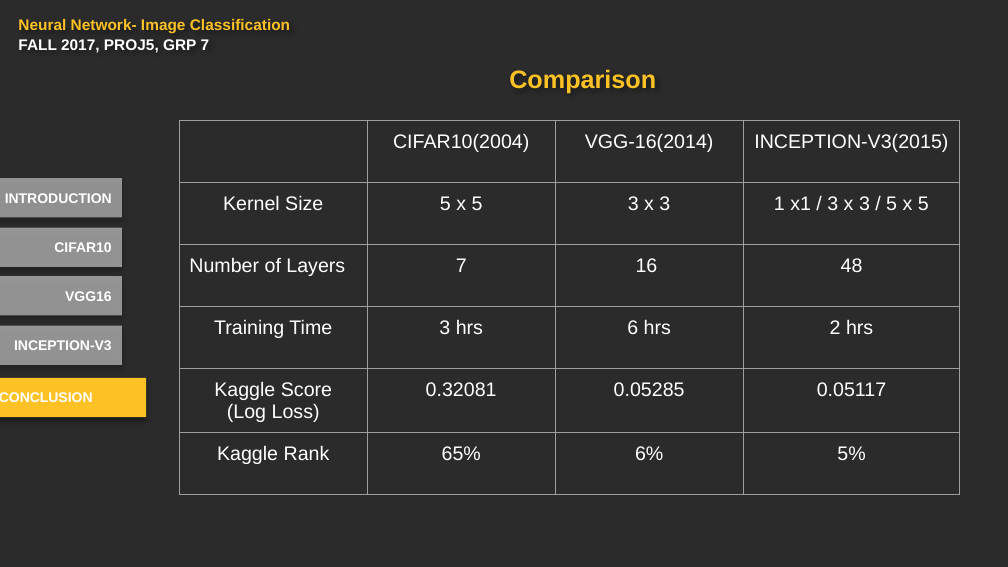
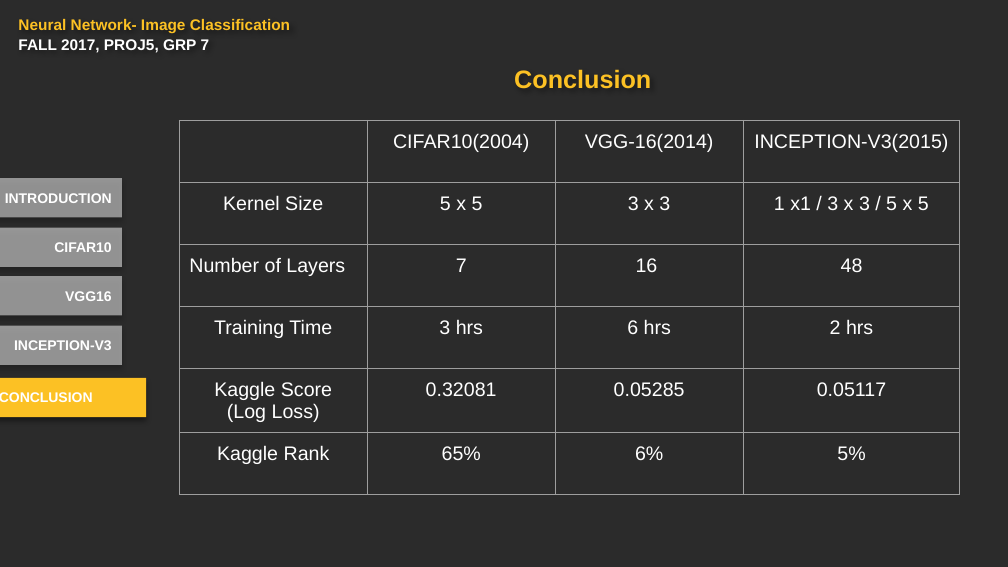
Before and after one commit to TZstatsADS/Fall2017-project5-grp7, a slide deck: slide 22 of doc/proj5-grp7.pptx. Drawn at 1008x567 pixels with LibreOffice and Linux fonts; fonts in the diff are those of the drawing; background and template pictures are left out; a plain dark background stands for a picture behind light text. Boxes give left, top, right and bottom in pixels: in the first picture for what was removed or moved away, otherwise in the second. Text is boxed around its words. In the diff, an @@ line names an element or a change of style, - is before the commit and + after.

```diff
--- a/doc/proj5-grp7.pptx
+++ b/doc/proj5-grp7.pptx
@@ text at <box>514,69,651,89</box>: text changed @@
-Comparison
+Conclusion
```
Also in this commit, not shown: 3 other files.
